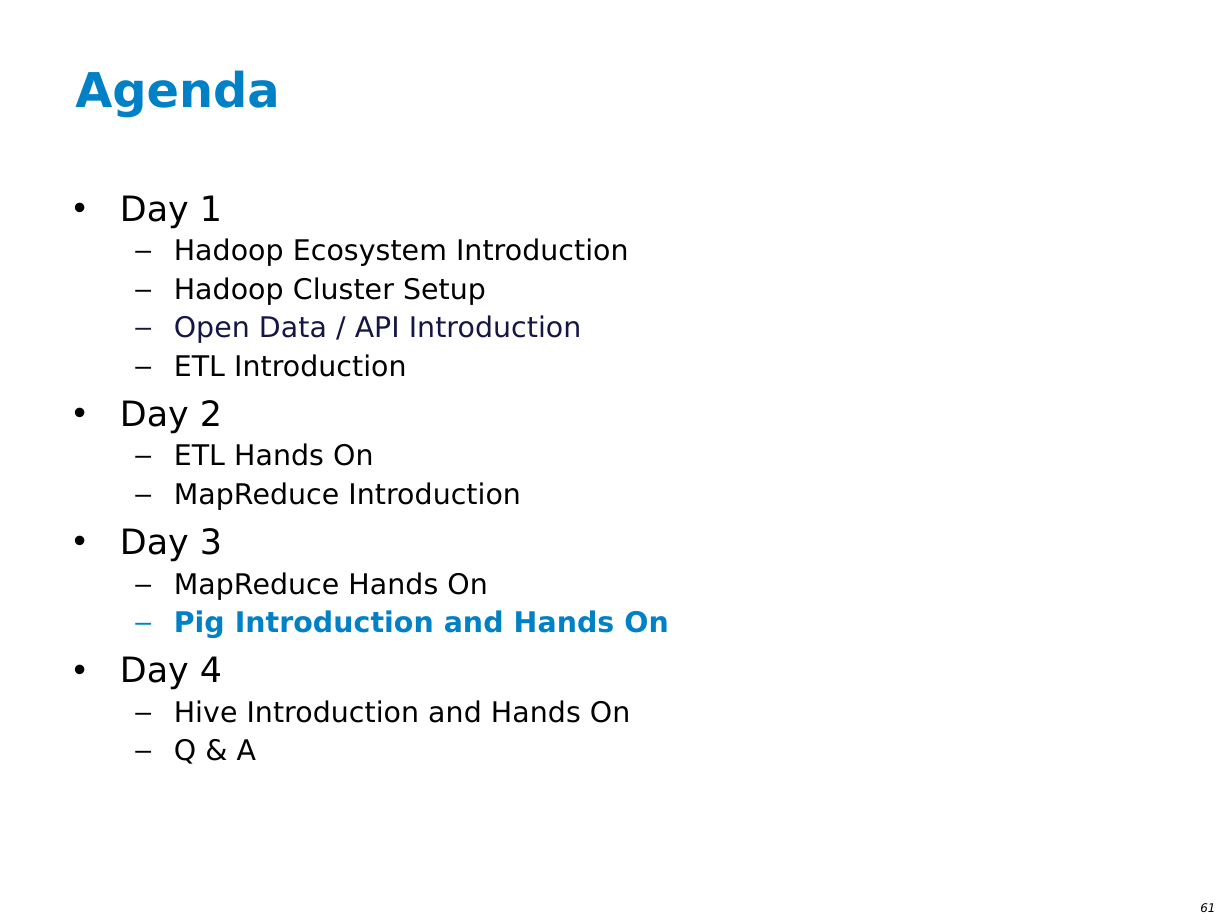
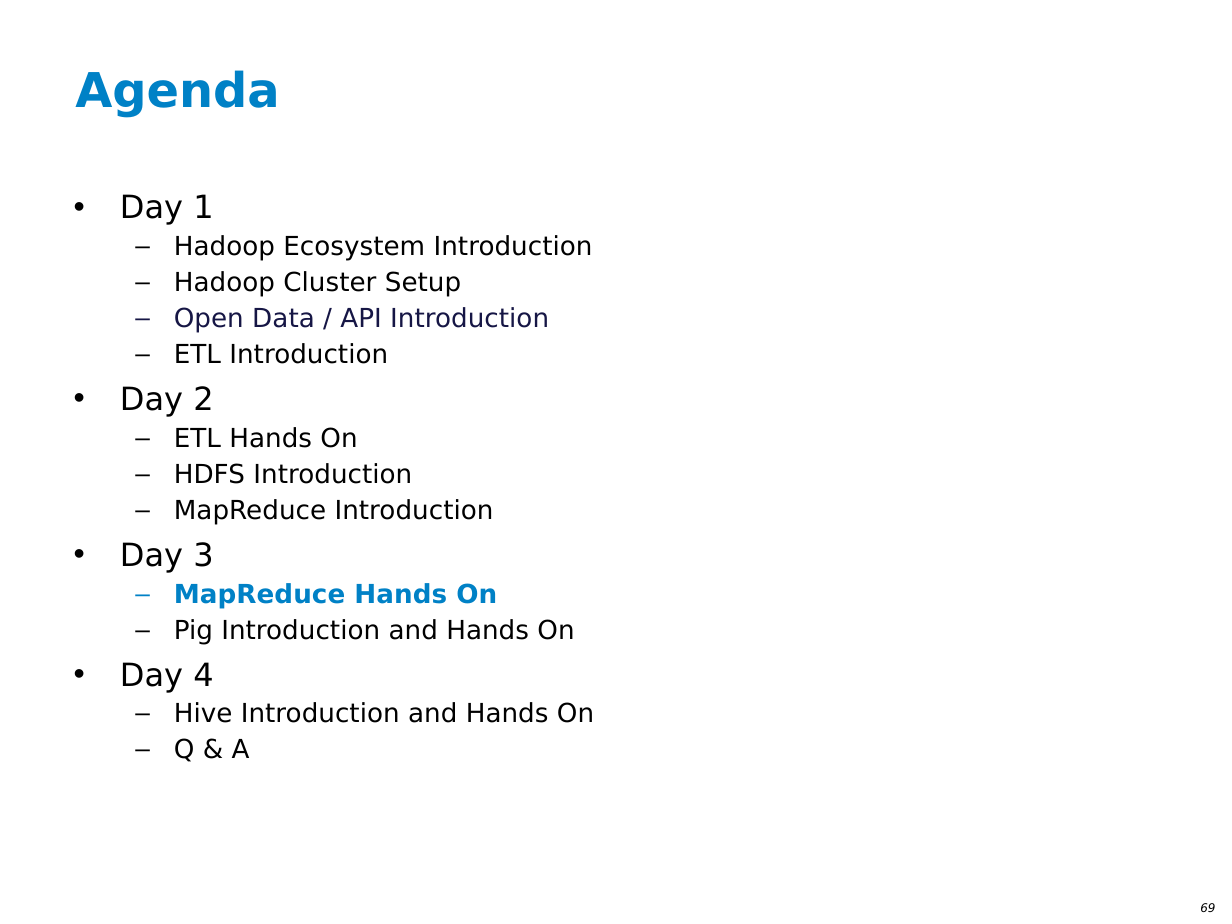
Before and after one commit to ianlin/small-data, a slide deck: slide 69 of training/III_Hadoop_20140607.ppt (slide 61 before the commit). Drawn at 1232x924 pixels with LibreOffice and Linux fonts; fonts in the diff are those of the drawing; background and template pictures are left out. Boxes give left, top, right and bottom in pixels: in the first picture for what was removed or moved away, otherwise in the second. Text is boxed around its words. In the diff, an @@ line names an element or a change of style, - is before the commit and + after.

```diff
--- a/training/III_Hadoop_20140607.ppt
+++ b/training/III_Hadoop_20140607.ppt
@@ text at [120, 194, 594, 762]: size 20.4 to 18.7 pt in "Day 1", "Day 2", "Day 3", "Day 4"; size 16.6 to 15.3 pt in "Hadoop Ecosystem Introduction", "Hadoop Cluster Setup", "Open Data / API Introduction", "ETL Introduction" and 6 more places; text colour #000000 to #0081C6, bold on in "MapReduce Hands On"; text colour #0081C6 to #000000, bold off in "Pig Introduction and Hands On"; bullet colour #000000 to #0081C6; bullet colour #0081C6 to #000000 @@
@@ text at [174, 463, 412, 484]: paragraph added @@
+  – HDFS Introduction
@@ page number at [1200, 903, 1215, 912]: text changed @@
-61
+69
```
Also in this commit, not shown: 10 other slides changed, 10 slides added.
